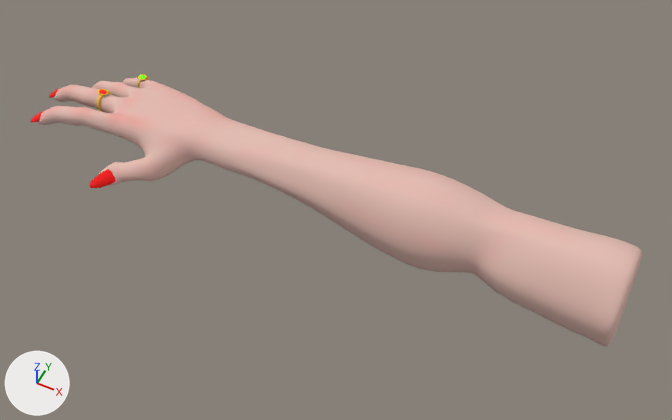
What one commit did to the FBX model Assets/_Project_Specific_Folder/Art/3D/Models/PlayerHands/player_FemHand.fbx.
Both versions are drawn from a 50 mm camera at (3.53, -4.14, 4.94) aimed at (1.53, -0.14, -0.06). Every picture has the same lights, and +X, +Y and +Z are marked at lower left. Where no turn or scale is listed for an object, it has been applied to the vertices. Vertices at the same position are counted once.

Objects in the first picture: 'player_FemHand'.
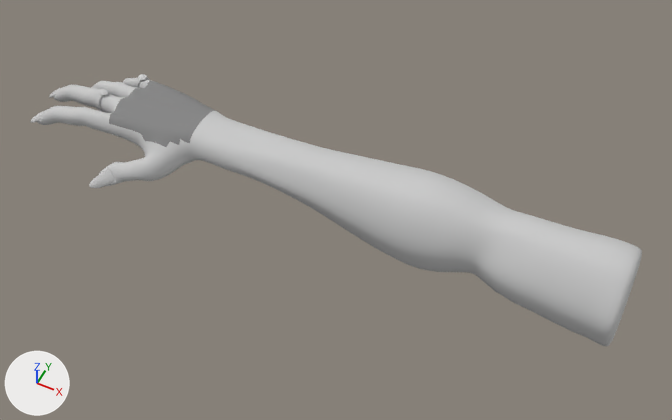
Pixel boxes (x1, y1, x2, y2) of what changed, in the pictures (672 x 420 px):
'player_FemHand', surface changed (beige to grey): (30, 74, 642, 346) in both
part 1 of me_mesh, surface changed (pink to grey): (97, 74, 215, 147) in both

What the commit changed:
In material 'Hand' (mat_hand), texture is no longer img_player_femhand_hand_basecolor_png, with its transparency.
In material 'Hand' (mat_hand), base_color is now set to (0.588, 0.588, 0.588), light grey #cacaca.
me_mesh has 4526 vertices, 9040 faces and spans x -1.11..3.62, y -0.68..0.38, z -0.32..0.4.
me_mesh is used by ob_player_femhand; location (0.0, 0.0, 0.0).
me_mesh part 1: texture (UV) coordinates of 1972 of 9040 faces, centred in x -0.55..0.34, y -0.28..0.34, z -0.01..0.21, changed; they spanned u 0.27..0.62, v 0.67..0.98 and now span u 0.28..0.62, v 0.64..0.98.
